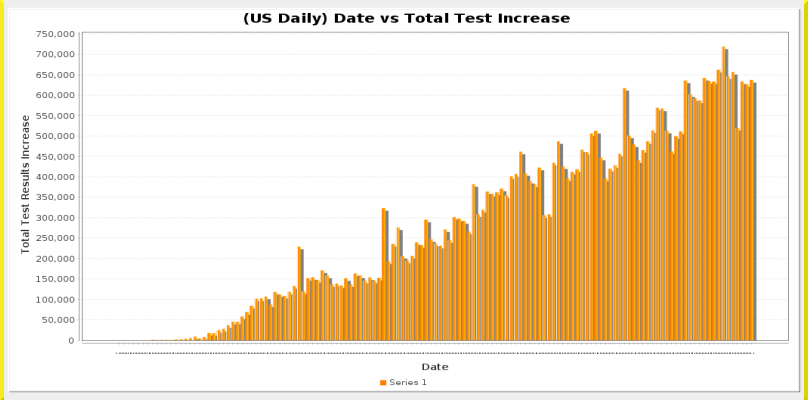
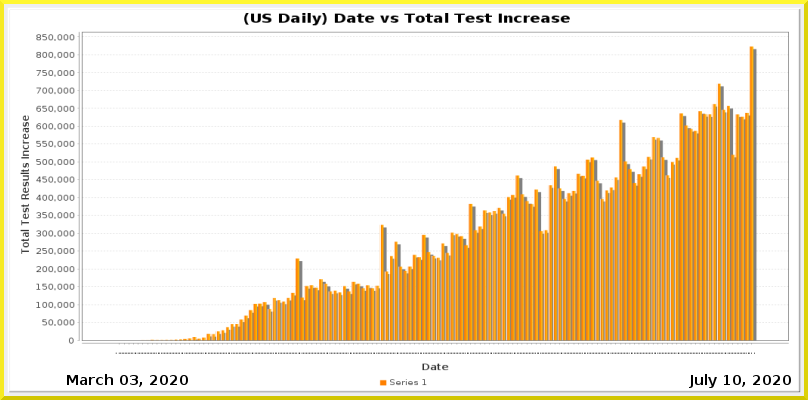
The second 808px x 400px image is a revision of the first. Changes to its layers:
removed layer "Pasted Layer" over [4, 0, 804, 400]
painted on "Current Date" over [724, 375, 741, 385]
painted on "Date_vs_TestIncrease.png" over [36, 31, 789, 354]
